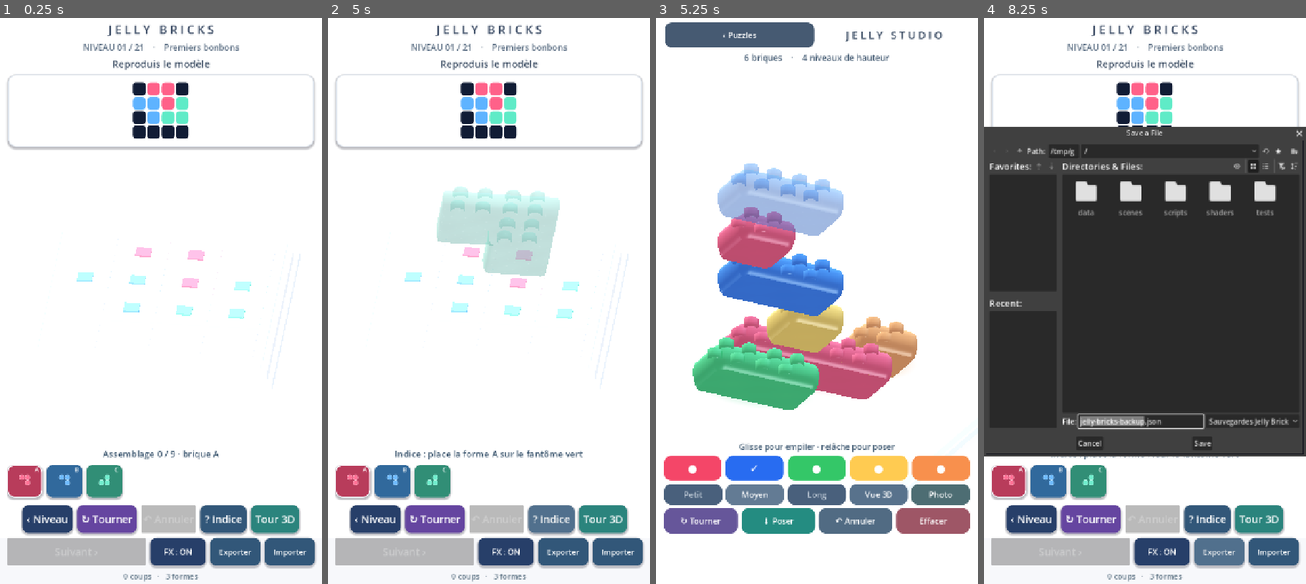
Above: before the commit, frames 1-4 (left to right).
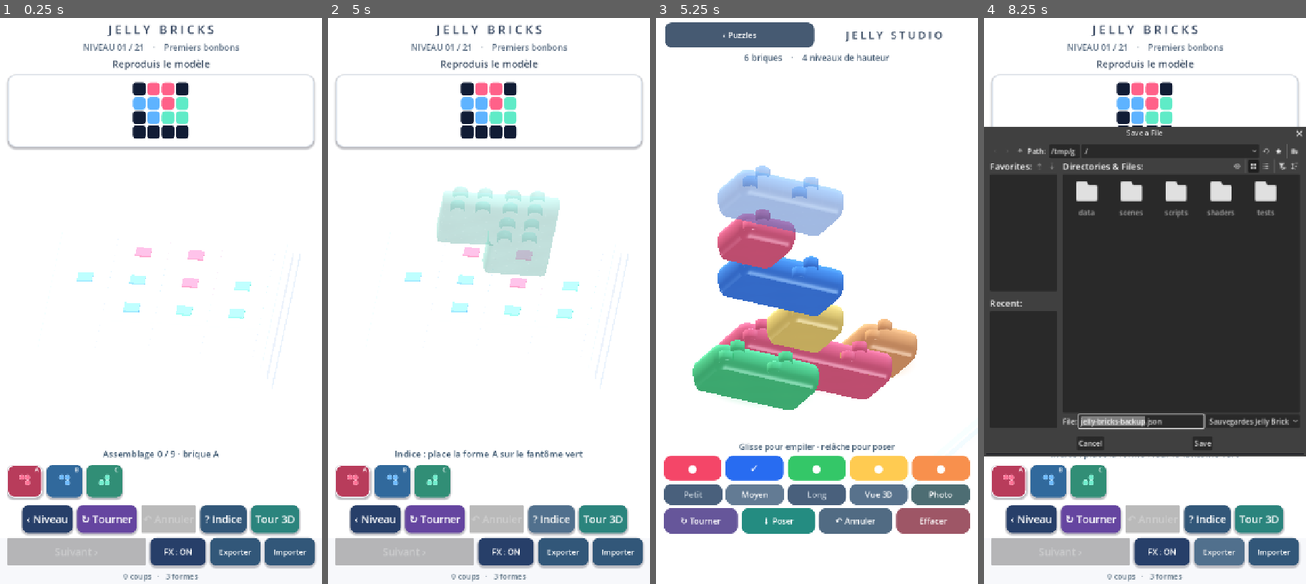
Above: after the commit, the same moments.

Repository: dbrckk/Jelly-bricks
Game: Godot game, scene res://scenes/main.tscn
Same seed, same stepped clock (60 frames per second), same inputs: the game is played once before the commit and once after it.
Inputs (mouse positions are in pixels of both pictures, inside the frame that each line leads up to):
- Up to frame 1 (0.25 s): no input
- Up to frame 2 (5 s): click (353, 482) at 0.52 s; click (392, 482) at 1.27 s; click (431, 482) at 2.02 s; click "‹ Niveau" at 2.75 s; click "↻ Tourner" at 3.5 s; click "? Indice" at 4.25 s
- Up to frame 3 (5.25 s): click "Tour 3D" at 5 s
- Up to frame 4 (8.25 s): click "‹ Puzzles" at 5.75 s; click "FX : ON" at 6.5 s; click "FX : OFF" at 7.25 s; click "Exporter" at 8 s

Frames 1-2 are identical in both runs. In frame 3, 2.3% of the frame differs, in the area x 16-77%, y 25-63%; in frame 4, 1.1%.

Commit message:
render(native): sculpt accurate two-lane Jelly studs; halve studio tenon instances and preserve orientations

Diff:
--- a/native-godot/scripts/stack_mode.gd
+++ b/native-godot/scripts/stack_mode.gd
@@ -738,16 +738,21 @@
     # The 21 puzzle stages still use host.stud_mesh, unchanged. Only the
     # 3D studio uses shorter flat-topped molded studs.
     instances.mesh = studio_stud_mesh
-    instances.instance_count = cells.size() * 4
+    # The physical reference shows TWO stud lanes across the narrow
+    # width, not a crowded 2x2 cluster in every one-cell bar segment.
+    # Three-cell bricks therefore carry six studs; short bricks carry two.
+    # This halves the shared MultiMesh instance count for every 3D piece.
+    instances.instance_count = cells.size() * 2
+    var along_x: bool = posmod(turns, 2) == 0
     var idx := 0
     for cell in cells:
-        for dx in [-.235, .235]:
-            for dz in [-.235, .235]:
-                instances.set_instance_transform(idx,
-                    Transform3D(Basis.IDENTITY, Vector3(
-                        float(cell.y) + .5 + dx, 0.0,
-                        float(cell.x) + .5 + dz)))
-                idx += 1
+        for across in [-.235, .235]:
+            instances.set_instance_transform(idx,
+                Transform3D(Basis.IDENTITY, Vector3(
+                    float(cell.y) + .5 + (0.0 if along_x else across),
+                    0.0,
+                    float(cell.x) + .5 + (across if along_x else 0.0))))
+            idx += 1
     var studs := MultiMeshInstance3D.new()
     studs.name = "GelStuds"
     studs.multimesh = instances
